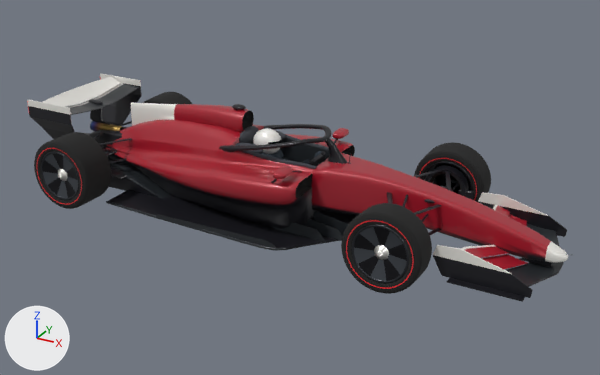
An edit to the glTF model car/car.glb, drawn before and after from the same camera.
The view is the same before and after, from a 50 mm camera at (5.68, -6.41, 3.53) aimed at (2.16, 0.0, 0.32). Arrows for +X, +Y and +Z are at lower left; the lights stay in place. The older version comes first. Where no turn or scale is listed for an object, it has been applied to the vertices. Vertices at exactly the same position are counted once.

In view in the first picture: 'car.001', 'driver_helmet', 'fw_flap_L', 'fw_flap_R', 'rw_flap', 'suspension', 'wheel_FL', 'wheel_FR', 'wheel_RR' and 4 more.
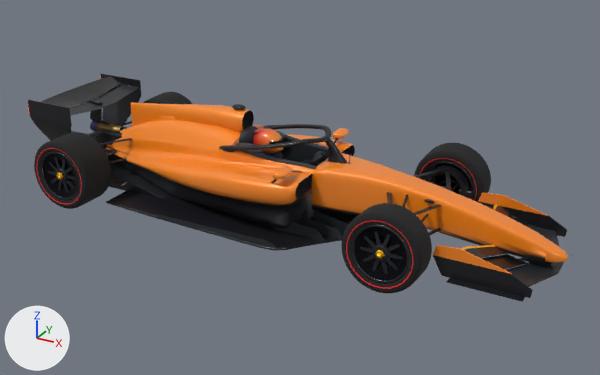
Edits to the bpy script that builds the scene:
```text
Change me_fw_flap_r:
    where me_fw_flap_r.from_pydata(...)  # 672 vertices, 1336 faces; spans x -0.474..0.02, y -0.465..0.02, z -0.012..0.173
    me_fw_flap_r part 1: 1170 faces centred in x -0.455..0.012, y -0.465..0.02, z -0.01..0.159 are repainted in the vertex colours; the middle colour goes from red #a8162a to black #0d0d0d
    me_fw_flap_r part 2: 166 faces centred in x -0.473..-0.241, y -0.465..0.02, z 0.086..0.171 are repainted in the vertex colours; the middle colour goes from white #f1efe9 to orange #ffb21c
Change me_fw_flap_l:
    where me_fw_flap_l.from_pydata(...)  # 672 vertices, 1336 faces; spans x -0.474..0.02, y -0.02..0.465, z -0.012..0.173
    me_fw_flap_l part 3: 1170 faces centred in x -0.455..0.011, y -0.02..0.465, z -0.01..0.158 are repainted in the vertex colours; the middle colour goes from red #a8162a to black #0d0d0d
Change me_wheel_fr:
    remove me_wheel_fr.from_pydata(...)  # 1860 vertices, 3122 faces; spans x -0.352..0.352, y -0.16..0.179, z -0.355..0.355
    add me_wheel_fr.from_pydata(...)  # 1837 vertices, 3216 faces; spans x -0.352..0.352, y -0.162..0.179, z -0.355..0.355
    me_wheel_fr part 4: 255 vertices moved from x -0.35..0.35, y -0.159..-0.085, z -0.344..0.355 to x -0.35..0.35, y -0.162..-0.08, z -0.344..0.355; 351 vertices removed from x -0.294..0.294, y -0.16..-0.084, z -0.286..0.301; 328 vertices added at x -0.293..0.294, y -0.162..-0.08, z -0.286..0.301
    other edits to the shape of me_wheel_fr do not show in these pictures
Change me_wheel_rr:
    remove me_wheel_rr.from_pydata(...)  # 1860 vertices, 3122 faces; spans x -0.352..0.352, y -0.198..0.22, z -0.352..0.352
    add me_wheel_rr.from_pydata(...)  # 1837 vertices, 3216 faces; spans x -0.352..0.352, y -0.2..0.22, z -0.352..0.352
    me_wheel_rr part 5: 255 vertices moved from x -0.35..0.35, y -0.197..-0.141, z -0.347..0.352 to x -0.35..0.35, y -0.2..-0.136, z -0.347..0.352; 352 vertices removed from x -0.294..0.294, y -0.198..-0.131, z -0.29..0.297; 329 vertices added at x -0.293..0.294, y -0.2..-0.127, z -0.291..0.297
    other edits to the shape of me_wheel_rr do not show in these pictures
Change me_driver_helmet:
    remove me_driver_helmet.from_pydata(...)  # 504 vertices, 914 faces; spans x 1.625..1.952, y -0.2..0.2, z 0.49..0.855
    add me_driver_helmet.from_pydata(...)  # 652 vertices, 1216 faces; spans x 1.635..1.968, y -0.2..0.2, z 0.485..0.854
    me_driver_helmet part 6: a new loose piece, a UV sphere (12 segments, 6 rings, poles along x) spanning x 1.635..1.935, y -0.2..0.2, z 0.485..0.635, in mat_interior
    me_driver_helmet part 7: the loose piece of 314 vertices spanning x 1.66..1.95, y -0.115..0.115, z 0.605..0.855 is rebuilt with 394 vertices and now spans x 1.663..1.968, y -0.112..0.112, z 0.642..0.854
    me_driver_helmet part 8: the loose piece of 72 vertices spanning x 1.69..1.92, y -0.091..0.091, z 0.808..0.83 is deleted
    me_driver_helmet part 9: 62 vertices removed from x 1.625..1.945, y -0.2..0.2, z 0.49..0.65
    other edits to the shape of me_driver_helmet do not show in these pictures
Change me_car:
    remove me_car.from_pydata(...)  # 8782 vertices, 17227 faces; spans x -0.77..4.73, y -0.78..0.78, z 0.03..1.05
    add me_car.from_pydata(...)  # 8581 vertices, 16681 faces; spans x -0.77..4.73, y -0.78..0.78, z 0.03..1.05
    me_car part 10: 369 vertices moved within x -0.76..0.8, y -0.56..0.56, z 0.04..0.91; 1057 vertices removed from x -0.76..0.8, y -0.56..0.56, z 0.04..0.91; 659 vertices added at x -0.77..0.8, y -0.56..0.56, z 0.04..0.91
    me_car part 11: 4455 kept faces spanning x -0.43..4.69, y -0.69..0.69, z 0.17..1.01 get new vertex colours; the middle colour goes from red #a8162a to orange #ff8a16
    other edits to the shape of me_car do not show in these pictures
Change ob_rw_flap:
    ob_rw_flap.location: (-0.548, 0.0, 0.885) -> (-0.553, 0.0, 0.884)
```

What differs and where, as boxes (x1, y1, x2, y2) in the pictures (600 x 375 px; the box of a moved part takes in the faces that stretch with it):
'rw_flap', moved: before (43, 77, 121, 107); after (41, 76, 121, 107)
'driver_helmet', reshaped: before (253, 128, 284, 159); after (253, 127, 283, 159)
part 1 of me_fw_flap_r, recoloured (darker): (465, 246, 527, 270) in both
part 2 of me_fw_flap_r, recoloured: (461, 245, 495, 250) in both
part 3 of me_fw_flap_l, recoloured (darker): (495, 205, 527, 226) in both
part 4 of me_wheel_fr, moved or reshaped: (345, 207, 416, 291) in both
part 5 of me_wheel_rr, moved or reshaped: (34, 139, 84, 207) in both
part 6 of me_driver_helmet, added (mostly hidden): after (260, 151, 283, 159)
part 7 of me_driver_helmet, rebuilt (7% wider, 7% shorter): before (253, 128, 281, 154); after (253, 129, 283, 153)
part 8 of me_driver_helmet, deleted: before (256, 131, 279, 137)
part 9 of me_driver_helmet, deleted (mostly hidden): before (260, 149, 284, 159)
part 10 of me_car, moved or reshaped: (27, 74, 170, 199) in both
part 11 of me_car, recoloured (red to orange): (71, 87, 568, 274) in both
